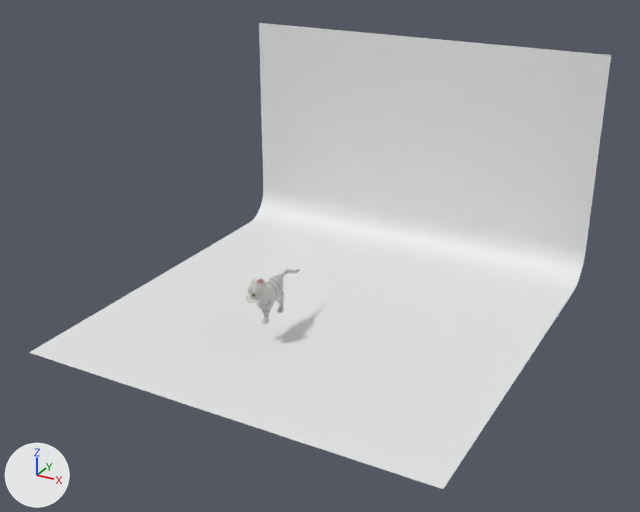
An edit to the glTF model opengl/assets/models/walk_cat.glb, drawn before and after from the same camera.
Rendered twice from a camera (50 mm lens) standing at (16.3, -25.2, 15.9) and looking at (1.3, 1.9, 2.3). Lighting does not change. The marker at lower left points along +X, +Y and +Z. Where no turn or scale is listed for an object, it has been applied to the vertices. Vertices at the same position are counted once.

In view in the first picture: 'Cat', 'Plane'.
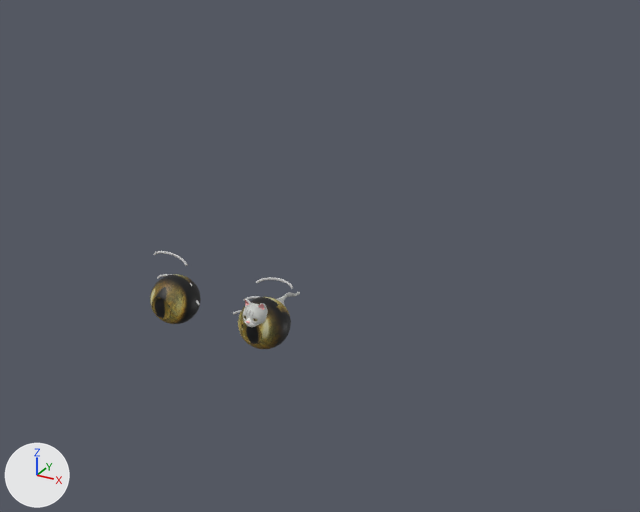
What differs and where, as boxes (x1, y1, x2, y2) in the pictures (640 x 512 px):
'Plane', deleted
    before: (29, 23, 611, 489)
'Eyes', moved, rescaled (not visible before)
    after: (150, 274, 291, 349)
'Cat', reshaped, moved, rescaled
    before: (246, 269, 300, 324)
    after: (243, 292, 300, 327)
'BézierCurve', reshaped, moved, rescaled (not visible before)
    after: (154, 251, 293, 315)
part 2 of me_béziercurve, added
    after: (154, 251, 188, 266)
part 3 of me_sphere, added
    after: (150, 274, 201, 324)

Edits to the bpy script that builds the scene:
```text
Add mat_eyetexture_001:
    mat_eyetexture_001 = principled_material('eyeTexture.001')
    mat_eyetexture_001.texture = img_cateye
Add mat_material_002:
    mat_material_002 = principled_material('Material.002')
    mat_material_002.base_color = (0.51, 0.51, 0.51)  # grey #bdbdbd
Change me_cube:
    used by ob_cat; location = (0.09, 0.02, 0.28); scale = (1.0, 1.0, 0.99)
    remove me_cube.from_pydata(...)  # 1099 vertices, 2025 faces; spans x 0.0..0.49, y -1.35..2.48, z 0.0..2.06
    add me_cube.from_pydata(...)  # 4186 vertices, 8076 faces; spans x -0.49..0.49, y -1.16..2.67, z -0.82..1.23
    me_cube part 1: 919 vertices removed from x 0.0..0.49, y -1.35..2.48, z 0.0..2.06; 3826 vertices added at x -0.49..0.49, y -1.16..2.67, z -0.82..1.23
    add me_cube.materials.append(mat_eyetexture)  # picture img_cateye
    add me_cube.materials.append(mat_material_001)  # grey #bdbdbd
Change me_béziercurve:
    where me_béziercurve.from_pydata(...)  # 468 vertices, 864 faces; spans x -1.48..1.0, y -0.05..0.64, z -0.02..1.7
    used by ob_béziercurve; parent = ob_cat; location = (0.204, -1.264, 1.263); scale = (0.0905, 0.0905, 0.0705)
    remove me_béziercurve.materials.append(mat_material_001)  # grey #bdbdbd
    me_béziercurve part 2: the loose piece of 156 vertices spanning x -0.65..1.0, y 0.4..0.64, z 1.33..1.7 is copied, and the copy is mirrored in x about its middle, then moved by (-4.87, 0.0, 0.0), in mat_material_002 (grey #bdbdbd); it spans x -5.51..-3.86, y 0.4..0.64, z 1.33..1.7
    add me_béziercurve.materials.append(mat_material_002)  # grey #bdbdbd
Change me_sphere:
    where me_sphere.from_pydata(...)  # 578 vertices, 1152 faces; spans x -1.0..1.0, y -0.97..1.0, z -1.0..1.0
    used by ob_eyes; parent = ob_cat; location = (0.208, -1.081, 1.463); scale = (0.0989, 0.0989, 0.0989)
    remove me_sphere.materials.append(mat_eyetexture)  # picture img_cateye
    me_sphere part 3: the loose piece of 578 vertices spanning x -1.0..1.0, y -0.97..1.0, z -1.0..1.0 is copied, and the copy is mirrored in x about its middle, then moved by (-4.2, 0.0, 0.0), in mat_eyetexture_001 (picture img_cateye); it spans x -5.2..-3.2, y -0.97..1.0, z -1.0..1.0
    add me_sphere.materials.append(mat_eyetexture_001)  # picture img_cateye
Remove ob_plane:
    ob_plane = bpy.data.objects.new('Plane', me_plane)
    ob_plane.location = (1.26, 2.77, -0.49)
Change ob_cat:
    ob_cat.scale: (1.0, 1.0, 0.99) -> (1.0, 1.0, 1.0)
    ob_cat.location: (0.09, 0.02, 0.28) -> (0.0, 0.0, 0.0)
Change ob_béziercurve:
    ob_béziercurve.scale: (0.0905, 0.0905, 0.0705) -> (1.0, 1.0, 1.0)
    ob_béziercurve.location: (0.204, -1.264, 1.263) -> (0.0, 0.0, 0.0)
```
